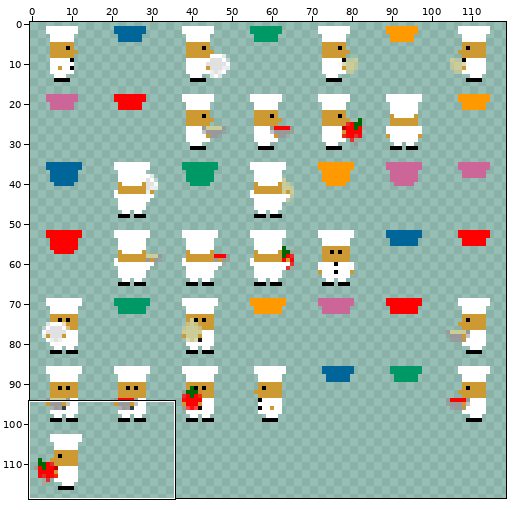
Two versions of one sprite sheet, assets/chefs.png. The picture above shows the old version from afar; the outline marks the close-up.
Close-up. The starting point:
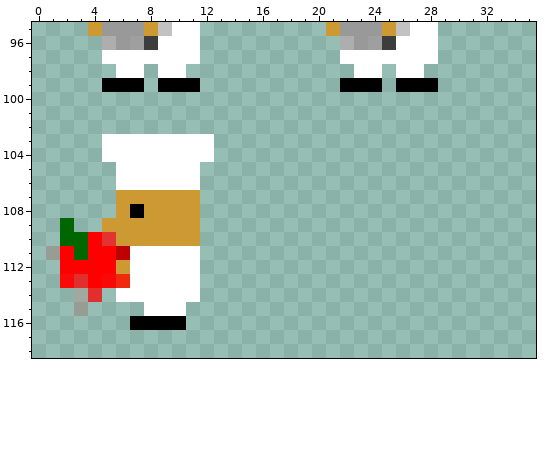
The file is 119x119 pixels. Pixels under 10% opacity are left out. Colours within 5 levels of each other are drawn and written as one. Shown: x 0..35, y 95..118. The commit also changed other parts of the picture, which this record leaves out.
After the commit:
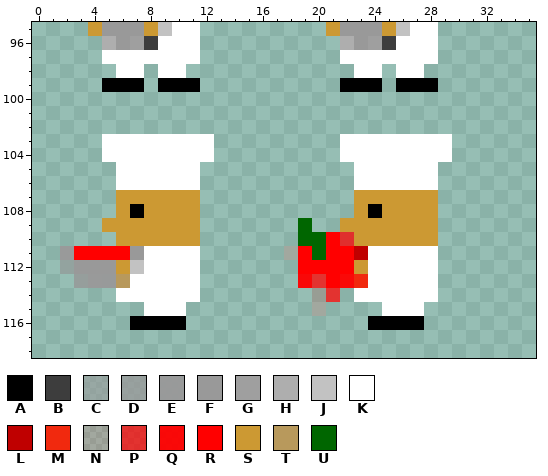
Palette (. is transparent): A #000000  B #3d3d3d  C #99999998  D #999999ca  E #999999f5  F #999999  G #9f9f9f  H #aeaeae  J #c2c2c2  K #ffffff  L #bf0000  M #f1290e  N #ff00001e  P #ff0000bb  Q #ff0000f3  R #ff0000  S #cc9933  T #b8995c  U #006600
The exact change:
There is now colour A in row 108 at x 24; in row 116 at x 24 to 27.
The edit turns colour R into colour C in row 112 at x 2.
The edit turns colour P into colour D in row 113 at x 3.
The edit turns colour Q into colour E in row 113 at x 5.
The edit turns colour R into colour E in row 111 at x 2; in row 113 at x 4.
The edit turns colour K into colour F in row 111 at x 7.
The edit turns colour R into colour F in row 112 at x 3 to 5.
The edit turns colour K into colour J in row 112 at x 7.
There is now colour K in rows 103 to 104 at x 22 to 29; in rows 105 to 106 at x 23 to 28; in rows 111 to 113 at x 24 to 28; in row 114 at x 23 to 28; in row 115 at x 25 to 27.
There is now colour L in row 111 at x 23.
There is now colour M in row 113 at x 23.
There is now colour N in row 111 at x 18; in rows 114 to 115 at x 20.
There is now colour P in row 110 at x 22; in row 113 at x 20; in row 114 at x 21.
There is now colour Q in row 113 at x 19 and 22.
There is now colour R in row 110 at x 21; in row 111 at x 19 and 21 to 22; in row 112 at x 19 to 22; in row 113 at x 21.
The edit turns colour L into colour R in row 111 at x 6.
The edit turns colour U into colour R in row 111 at x 3.
There is now colour S in row 107 at x 23 to 28; in row 108 at x 23 and 25 to 28; in row 109 at x 22 to 28; in row 110 at x 23 to 28; in row 112 at x 23.
The edit turns colour M into colour T in row 113 at x 6.
There is now colour U in row 109 at x 19; in row 110 at x 19 to 20; in row 111 at x 20.
The author cleared colour N in row 111 at x 1; in rows 114 to 115 at x 3.
The author cleared colour P in row 110 at x 5; in row 114 at x 4.
The author cleared colour Q in row 113 at x 2.
The author cleared colour R in row 110 at x 4.
The author cleared colour U in row 109 at x 2; in row 110 at x 2 to 3.
Boxes around the changes in both close-ups, in picture pixels (x1, y1, x2, y2):
added: (284, 134, 452, 330)
changed: (46, 218, 144, 316)
